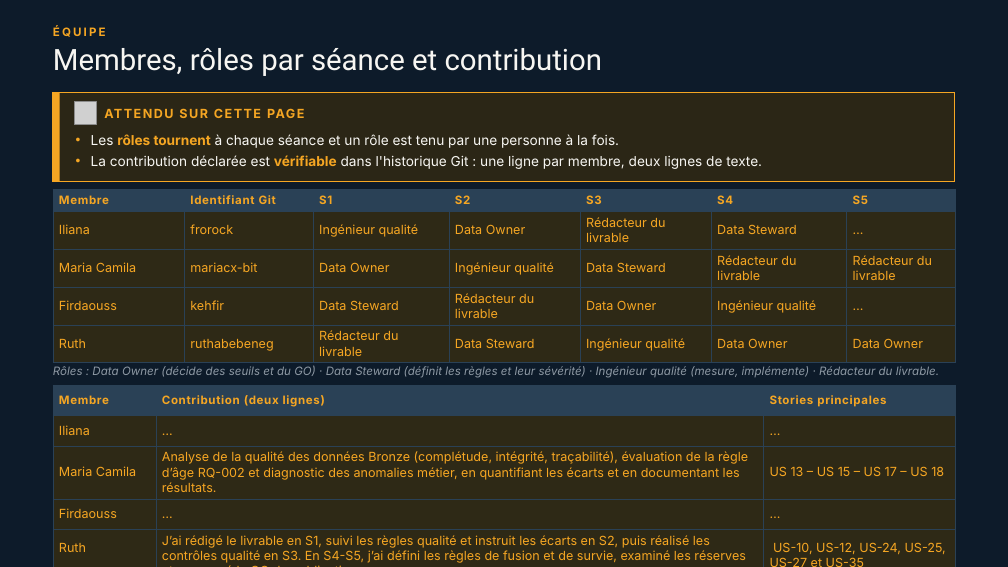
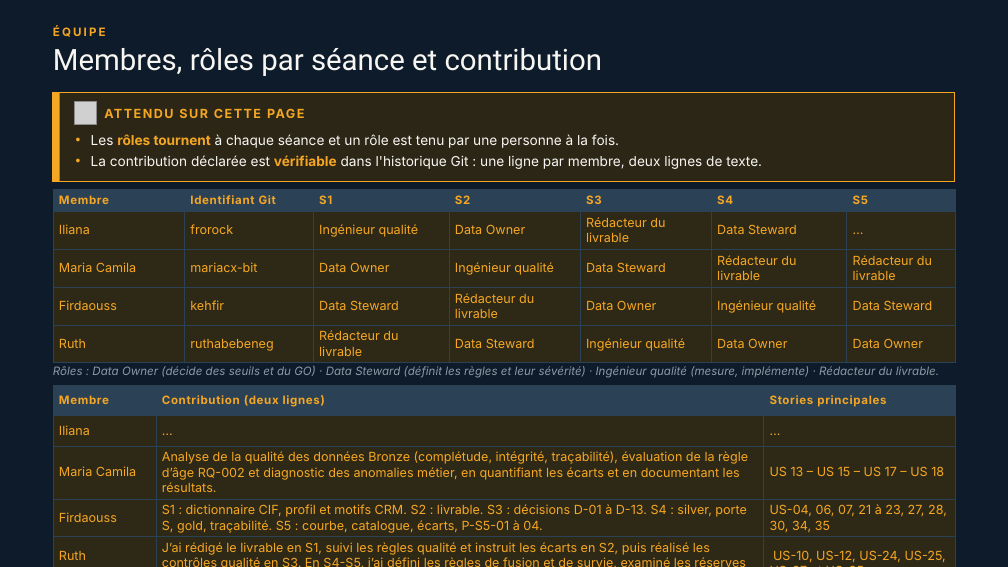
Before and after one commit to ruthabebeneg/td-qualite-g02, a slide deck: slide 4 of livrables/Livrable_Groupe_TD_AssurConnect.pptx. Drawn at 1008x567 pixels with LibreOffice and Linux fonts; fonts in the diff are those of the drawing; grey boxes stand for pictures; background and template pictures are left out. Boxes give left, top, right and bottom in pixels: in the first picture for what was removed or moved away, otherwise in the second. Text is boxed around its words. In the diff, an @@ line names an element or a change of style, - is before the commit and + after.

Commit message:
Livrable : contribution de Firdaouss

```diff
--- a/livrables/Livrable_Groupe_TD_AssurConnect.pptx
+++ b/livrables/Livrable_Groupe_TD_AssurConnect.pptx
@@ table at (53,189,954,360) @@
-row 4, column 7: …
+row 4, column 7: Data Steward
@@ table at (53,386,955,566) @@
-row 4, column 2: …
+row 4, column 2: S1 : dictionnaire CIF, profil et motifs CRM. S2 : livrable. S3 : décisions D-01 à D-13. S4 : silver, porte S, gold, traçabilité. S5 : courbe, catalogue, écarts, P-S5-01 à 04.
-row 4, column 3: …
+row 4, column 3: US-04, 06, 07, 21 à 23, 27, 28, 30, 34, 35
```
Also in this commit, not shown: 24 other slides changed.
